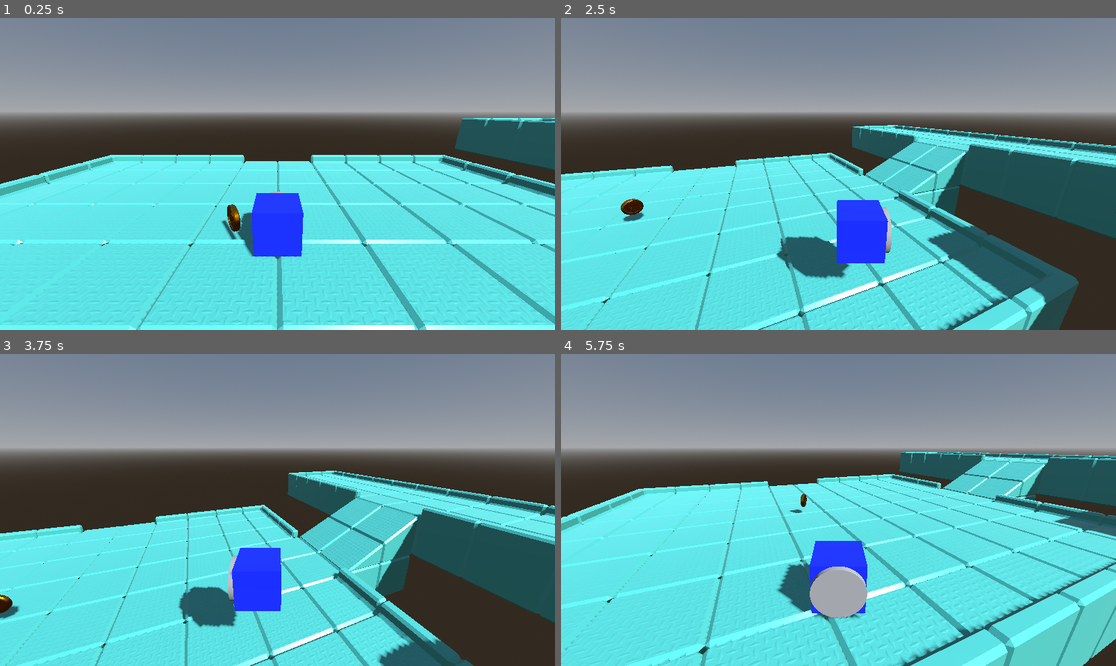
Above: before the commit, frames 1-4 (two rows, left to right).
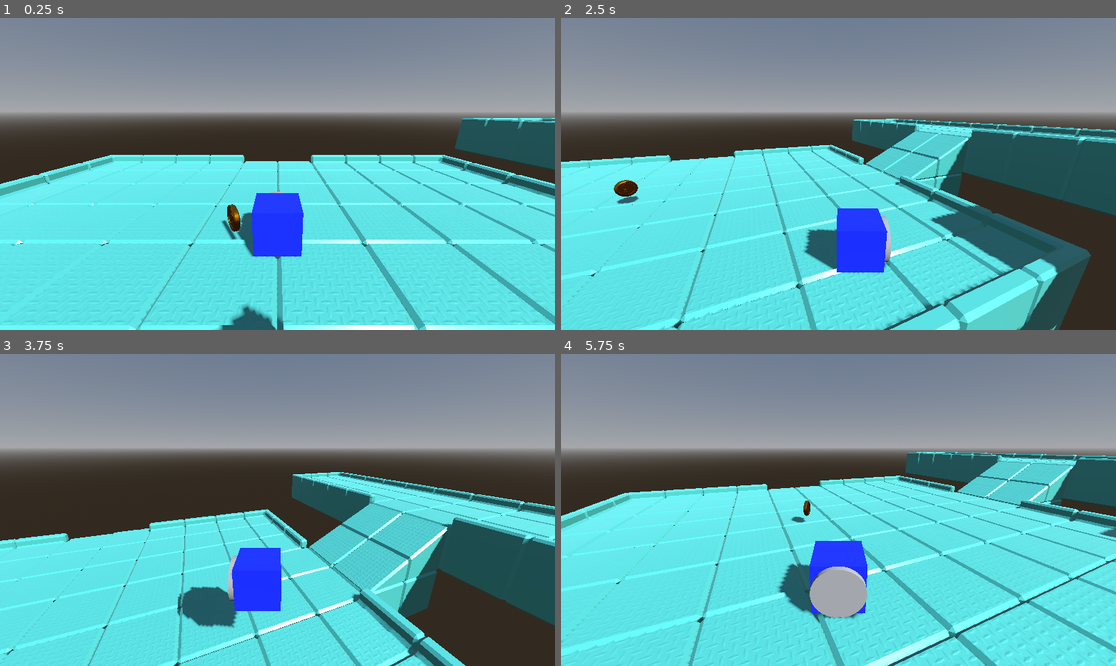
Above: after the commit, the same moments.

Repository: Edhddz/3D-Platformer-Tutorial
Game: Godot game, scene res://scenes/level_1.tscn
The game is run twice, just before and just after one commit, with the same random seed, the same clock (stepped at 60 frames per second) and the same inputs. The project has no main scene, so this scene is started directly.
Inputs:
- Up to frame 1 (0.25 s): no input
- Up to frame 2 (2.5 s): tap Enter (ui_accept) at 0.5, 0.77, 1.52 s; hold Right (ui_right) 0.53-1.28 s; tap A (cam_left) at 0.6, 2.1 s; hold Down (ui_down) 1.28-2.03 s; tap D (cam_right) at 1.35 s; hold Right (ui_right) from 2.03 s (still down)
- Up to frame 3 (3.75 s): release Right (ui_right) at 2.78 s; hold Up (ui_up) 2.78-3.53 s; tap D (cam_right) at 2.85 s; tap Enter (ui_accept) at 3.02 s; hold Left (ui_left) from 3.53 s (still down); tap A (cam_left) at 3.6 s
- Up to frame 4 (5.75 s): tap Enter (ui_accept) at 3.77, 4.52 s; tap D (cam_right) at 4.35 s; release Left (ui_left) at 5.03 s; hold Down (ui_down) from 5.03 s (still down); tap A (cam_left) at 5.1 s

The runs differ from the first frame. In frame 1, 0.5% of the frame differs, in the area x 38-52%, y 91-100%; in frame 2, 22%, in the area x 0-100%, y 32-100%; in frame 3, 13%; in frame 4, 16%.

Commit message:
Lesson #14: Fall zone to change scenes
+ Added death plane, it's meant to trigger a game over scene, right now it reload the current scene.
+ Added fix not show in tutorial that prevents other colliders from triggering a scene reload using collision layers

Diff:
--- a/Player/steve.gd
+++ b/Player/steve.gd
@@ -64,3 +64,7 @@
 	xForm.basis.y = floor_normal
 	xForm.basis.x = -xForm.basis.z.cross(floor_normal)
 	xForm.basis = xForm.basis.orthonormalized()
+
+
+func _on_death_zone_body_entered(body: Node3D) -> void:
+	get_tree().call_deferred("reload_current_scene")
--- a/scenes/level_1.tscn
+++ b/scenes/level_1.tscn
@@ -1,10 +1,13 @@
-[gd_scene load_steps=6 format=3 uid="uid://sw0lrwwmfsky"]
+[gd_scene load_steps=7 format=3 uid="uid://sw0lrwwmfsky"]
 
 [ext_resource type="PackedScene" uid="uid://4wcvjnjtiobj" path="res://Objects/block.tscn" id="1_014kd"]
 [ext_resource type="PackedScene" uid="uid://2smk0rrqj2j0" path="res://Player/steve.tscn" id="2_bswci"]
 [ext_resource type="PackedScene" uid="uid://c23blxtlgajnq" path="res://Objects/Collectibles/coin.tscn" id="3_rus8k"]
 [ext_resource type="Environment" uid="uid://bvnnvb6ctyaf6" path="res://Resources/level_1_environment.tres" id="4_5xbjy"]
 [ext_resource type="MeshLibrary" uid="uid://dh4jm2uldrh84" path="res://Resources/world-blocks-v1.tres" id="5_4nkto"]
+
+[sub_resource type="BoxShape3D" id="BoxShape3D_4nkto"]
+size = Vector3(10.083, 1, 8.82227)
 
 [node name="Level1" type="Node3D"]
 
@@ -13,8 +16,7 @@
 shadow_enabled = true
 
 [node name="Blocks" type="Node3D" parent="."]
-transform = Transform3D(1, 0, 0, 0, 1, 0, 0, 0, 1, 6.19298, 0.479502, 5.01685)
-visible = false
+transform = Transform3D(1, 0, 0, 0, 1, 0, 0, 0, 1, 6.19298, 0.479502, 16.5961)
 
 [node name="Block1" parent="Blocks" instance=ExtResource("1_014kd")]
 transform = Transform3D(0.917914, -0.396779, 0, 0.351643, 0.813496, -0.463219, 0.183796, 0.425195, 0.886244, 0, 8.69415, 0)
@@ -36,6 +38,7 @@
 
 [node name="Steve" parent="." instance=ExtResource("2_bswci")]
 transform = Transform3D(1, 0, 0, 0, 1, 0, 0, 0, 1, 0, 0.479502, 0)
+collision_layer = 3
 
 [node name="Coin" parent="." instance=ExtResource("3_rus8k")]
 transform = Transform3D(1, 0, 0, 0, 1, 0, 0, 0, 1, -0.977671, 0.619901, 0)
@@ -49,3 +52,14 @@
 "cells": PackedInt32Array(-4, 65533, 0, -4, 65534, 0, -4, 65535, 0, -4, 0, 0, -4, 1, 0, -4, 2, 0, -3, 65533, 0, -3, 655 …(3888 unchanged characters)…
 }
 metadata/_editor_floor_ = Vector3(0, 0, 0)
+
+[node name="DeathZone" type="Area3D" parent="."]
+transform = Transform3D(1, 0, 0, 0, 1, 0, 0, 0, 1, 0, -29.2956, 0)
+collision_layer = 2
+collision_mask = 2
+
+[node name="CollisionShape3D" type="CollisionShape3D" parent="DeathZone"]
+transform = Transform3D(10, 0, 0, 0, 10, 0, 0, 0, 10, 0, 0, 0)
+shape = SubResource("BoxShape3D_4nkto")
+
+[connection signal="body_entered" from="DeathZone" to="Steve" method="_on_death_zone_body_entered"]
